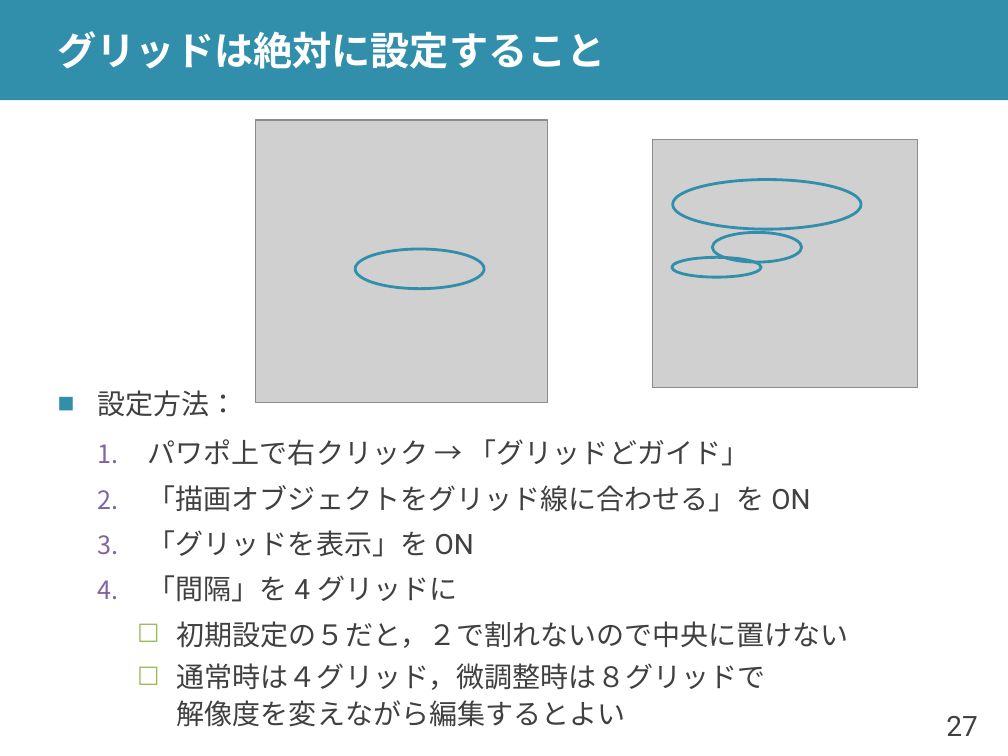
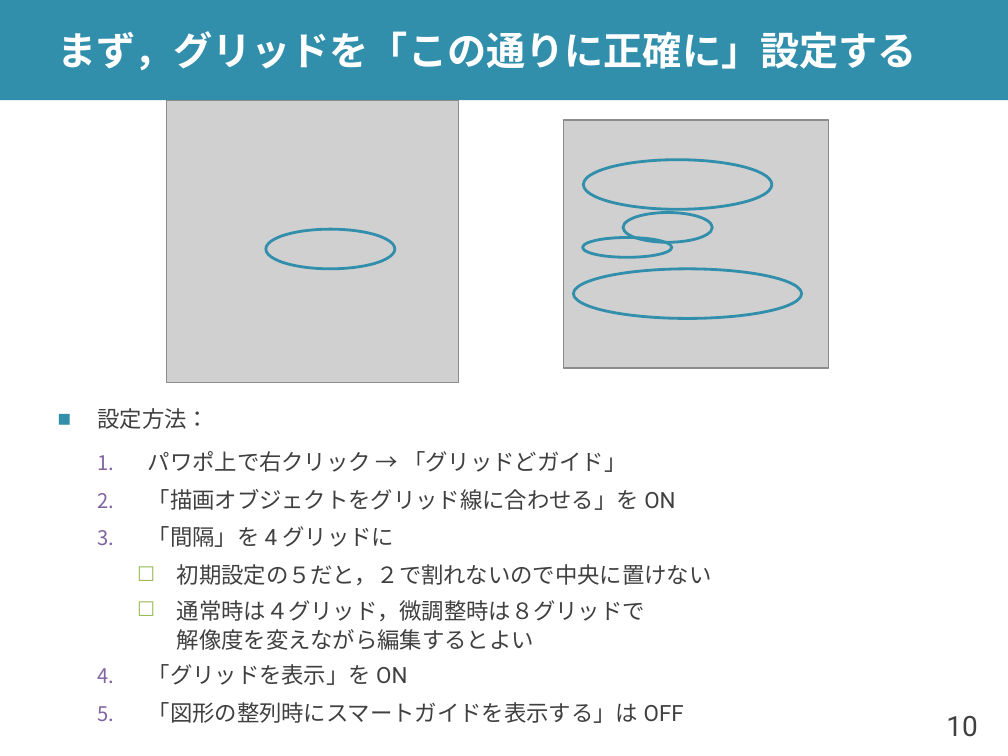
Before and after one commit to shioya-lab/how-to, a slide deck: slide 10 of slide.pptx (slide 27 before the commit). Drawn at 1008x756 pixels with LibreOffice and Linux fonts; fonts in the diff are those of the drawing; grey boxes stand for pictures. Boxes give left, top, right and bottom in pixels: in the first picture for what was removed or moved away, otherwise in the second. Text is boxed around its words. In the diff, an @@ line names an element or a change of style, - is before the commit and + after.

Commit message:
slide を v3 に

```diff
--- a/slide.pptx
+++ b/slide.pptx
@@ title at (58, 31, 917, 70): text changed @@
-グリッドは絶対に設定すること
+まず，グリッドを「この通りに正確に」設定する
@@ 4 ellipses, 2 pictures: place and size @@
-4 ellipses, 2 pictures at (256, 120, 918, 402)
+4 ellipses, 2 pictures at (166, 100, 829, 382)
@@ ellipse added at (574, 269, 801, 319), outline #328FAC 2 pt @@
@@ text "設定方法：": place and size @@
-text "設定方法：" at (97, 390, 849, 727)
+text "設定方法：" at (97, 408, 712, 723)
@@ text "設定方法：" at (97, 408, 712, 723): vertical alignment middle to top @@
@@ text at (97, 408, 712, 650): size 20 to 16 pt in "設定方法：", "パワポ上で右クリック → 「グリッドどガイド」", "「描画オブジェクトをグリッド線に合わせる」を ON", "「間隔」を 4 グリッドに" and 2 more places @@
@@ text at (148, 530, 474, 557): paragraph removed @@
-  3. 「グリッドを表示」を ON
@@ text at (148, 664, 684, 723): paragraphs added @@
+  4. 「グリッドを表示」を ON
+  5. 「図形の整列時にスマートガイドを表示する」は OFF
@@ page number at (946, 716, 977, 737): text changed @@
-27
+10
```
Also in this commit, not shown: 12 other slides changed, 6 slides added, 1 other file.
